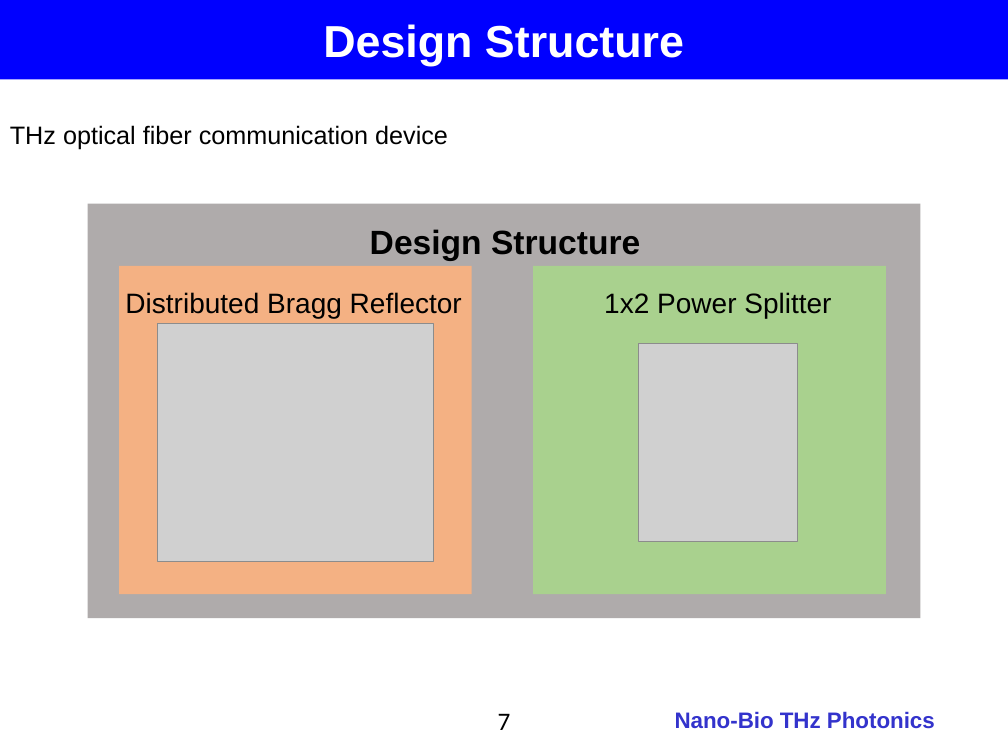
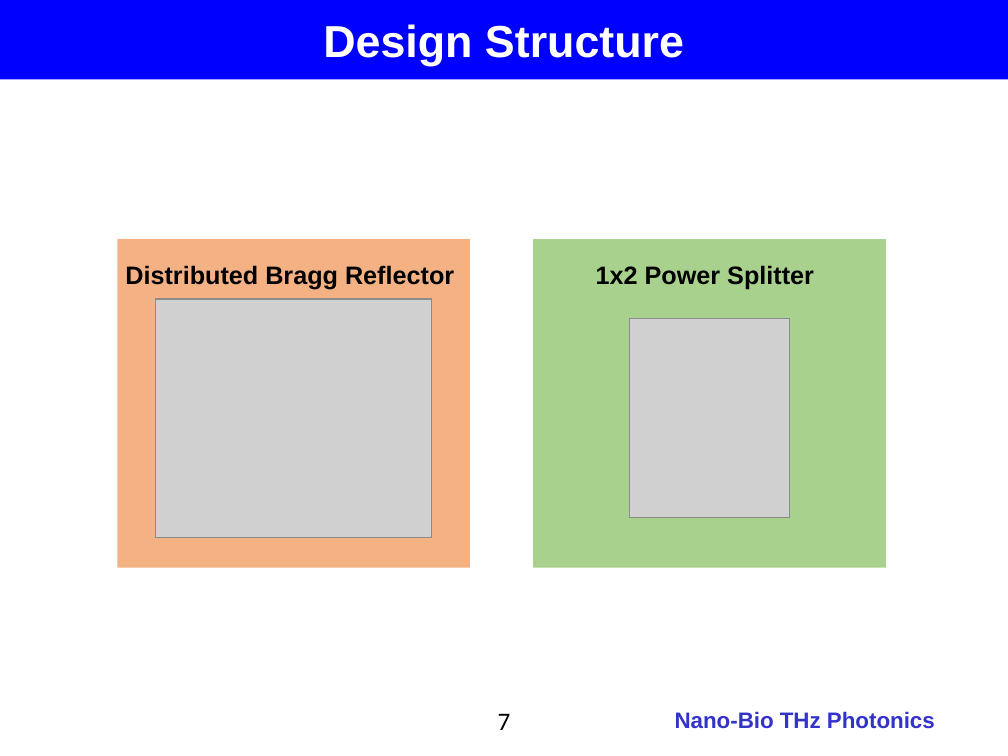
Before and after one commit to jglee96/NBTP_Lab, a slide deck: slide 7 of 개인/석사학위논문/Thesis_Presentation_v2.pptx. Drawn at 1008x756 pixels with LibreOffice and Linux fonts; fonts in the diff are those of the drawing; grey boxes stand for pictures; background and template pictures are left out. Boxes give left, top, right and bottom in pixels: in the first picture for what was removed or moved away, otherwise in the second. Text is boxed around its words. In the diff, an @@ line names an element or a change of style, - is before the commit and + after.

```diff
--- a/개인/석사학위논문/Thesis_Presentation_v2.pptx
+++ b/개인/석사학위논문/Thesis_Presentation_v2.pptx
@@ text removed at (10, 125, 448, 149) @@
-THz optical fiber communication device
@@ rectangle removed at (88, 204, 920, 618) @@
@@ text "Distributed Bragg Reflector": place and size @@
-text "Distributed Bragg Reflector" at (125, 292, 462, 318)
+text "Distributed Bragg Reflector" at (125, 265, 454, 290)
@@ text "Distributed Bragg Reflector" at (125, 265, 454, 290): size 20 to 18 pt, bold on @@
@@ 2 rectangles, 1 picture: place and size @@
-2 rectangles, 1 picture at (119, 266, 886, 595)
+2 rectangles, 1 picture at (117, 239, 886, 568)
@@ text removed at (370, 229, 640, 261) @@
-Design Structure
@@ text "1x2 Power Splitter" at (596, 265, 814, 290): size 20 to 18 pt, bold on @@
@@ text "1x2 Power Splitter": place and size @@
-text "1x2 Power Splitter" at (604, 292, 831, 318)
+text "1x2 Power Splitter" at (596, 265, 814, 290)
@@ picture: place and size @@
-picture at (638, 344, 797, 542)
+picture at (630, 319, 789, 517)
```
Also in this commit, not shown: 14 other slides changed, 2 slides added, 1 slide removed, 5 other files.
